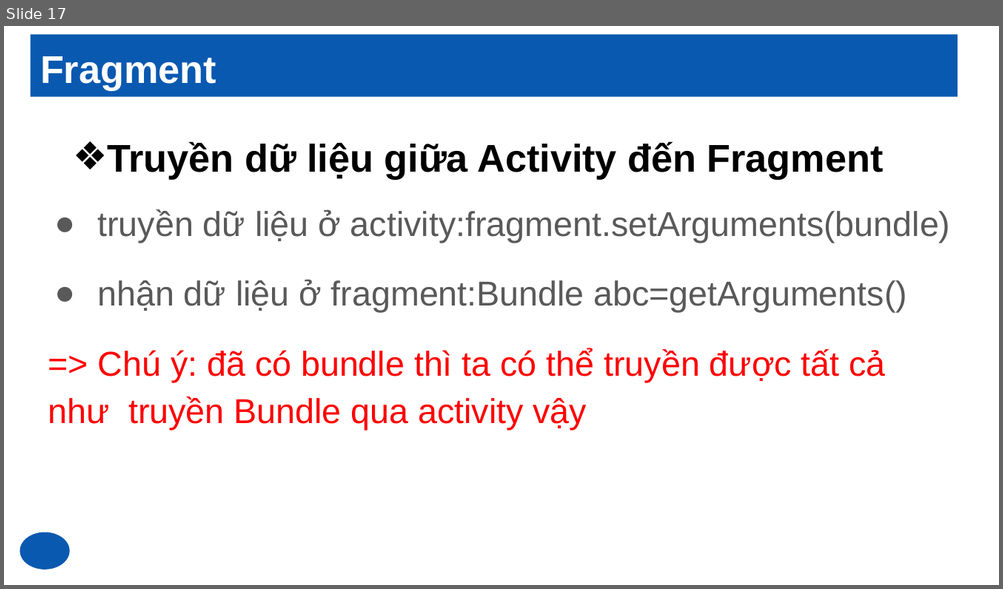
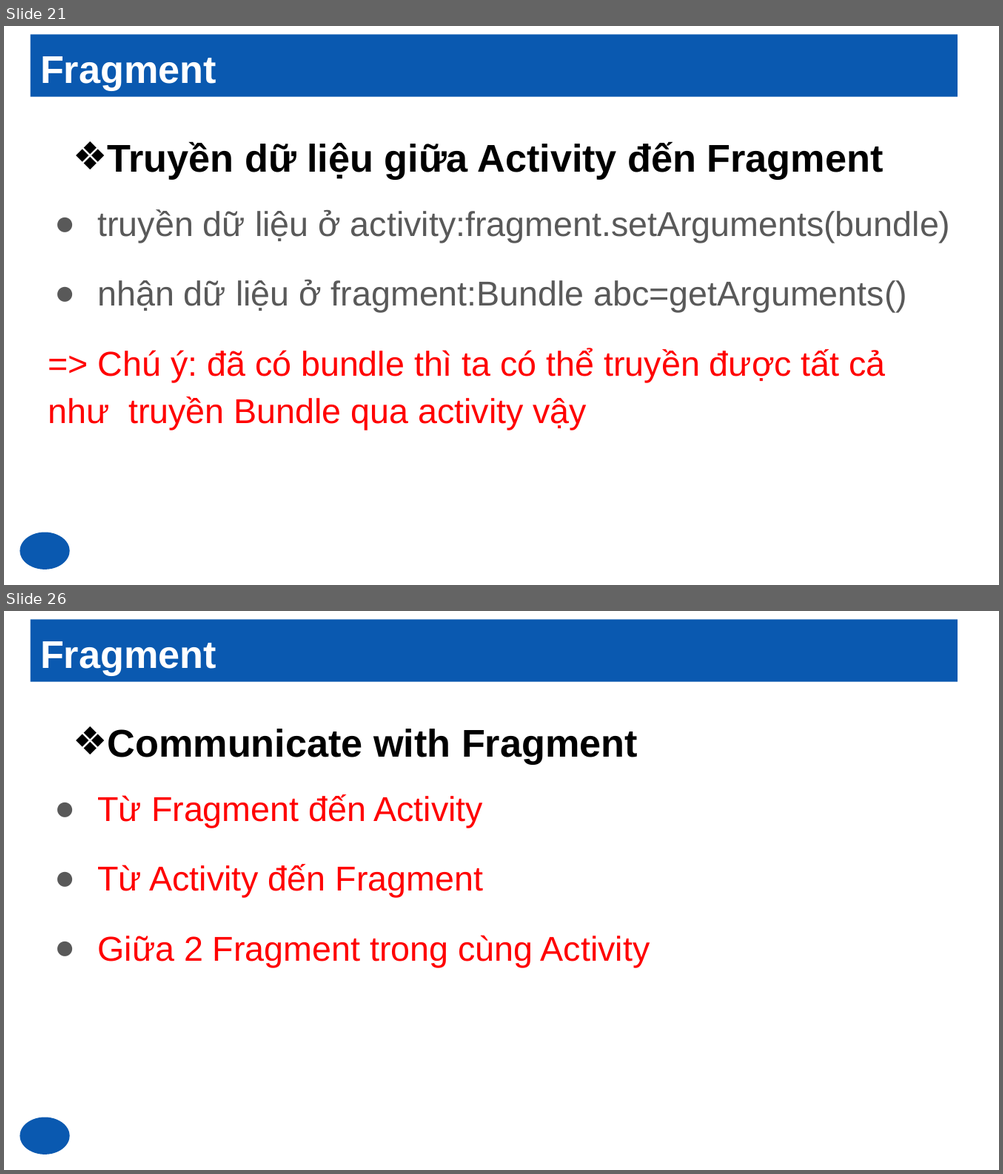
Before and after one commit to AndroidSamplePro/training, a slide deck: Slide_2_Fragment.pptx. Shown one above the other, each under a label of ours: slide 17 before the commit, slides 21 and 26 after it; the slides between them are not shown. The pictures are 1003x589 and 1003x1174 pixels, drawn with LibreOffice and Linux fonts; fonts in the diff are those of the drawing. Boxes give left, top, right and bottom in pixels: in the first picture for what was removed or moved away, otherwise in the second. Text is boxed around its words. In the diff, an @@ line names an element or a change of style, - is before the commit and + after.

```diff
--- a/Slide_2_Fragment.pptx
+++ b/Slide_2_Fragment.pptx
@@ slide 26 added at (x1=4, y1=611, x2=999, y2=1170), background #FFFFFF @@
@@ title added at (x1=31, y1=619, x2=958, y2=681), fill #0A59B0, 28 pt, text #FFFFFF, bold @@
+Fragment
@@ title added at (x1=108, y1=729, x2=637, y2=765), 28 pt, text #000000, bold @@
+❖ Communicate with Fragment
@@ text added at (x1=97, y1=795, x2=650, y2=968), 25 pt, text #FF0000 @@
+● Từ Fragment đến Activity
+● Từ Activity đến Fragment
+● Giữa 2 Fragment trong cùng Activity
@@ ellipse added at (x1=20, y1=1117, x2=70, y2=1154), fill #0A59B0 @@
@@ what was slide 17 is now slide 21 @@
```
Also in this commit, not shown: 8 other slides added, 31 other files.
